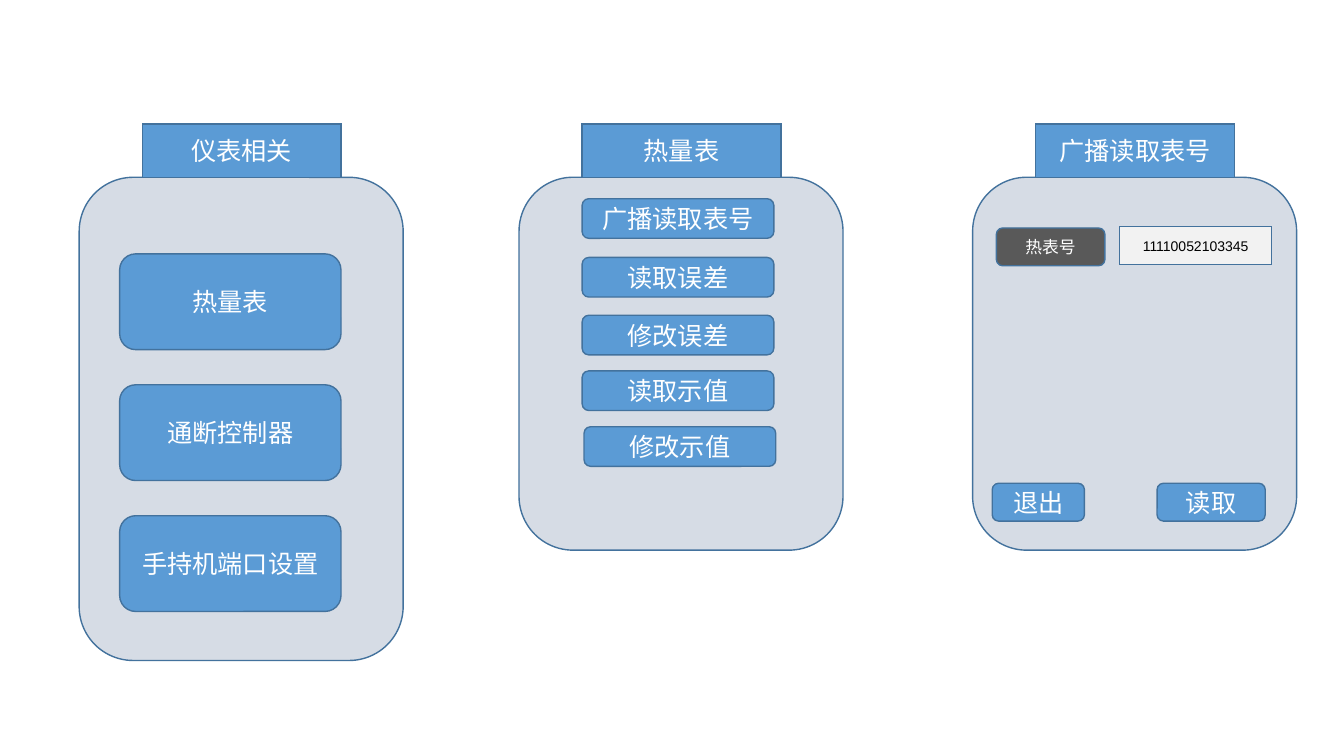
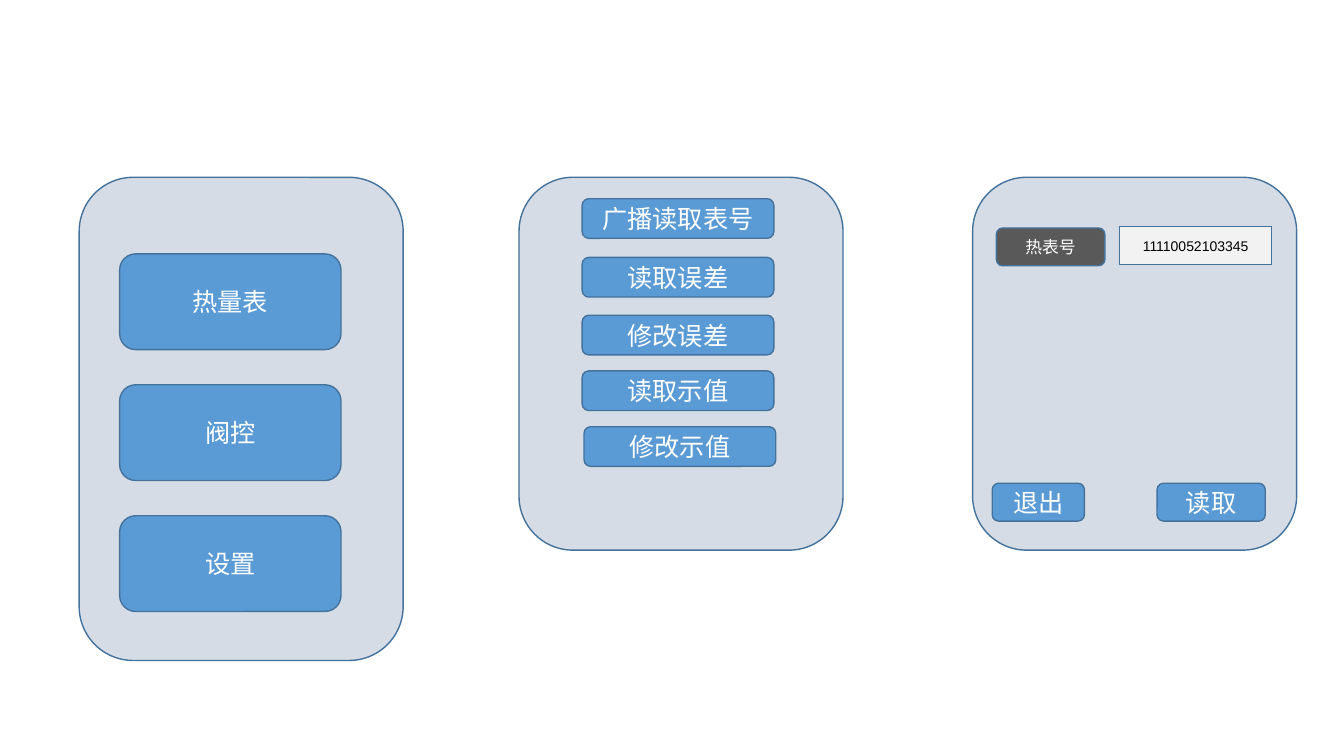
Before and after one commit to flimmy78/HandDevice, a slide deck: slide 9 of docs/design/界面设计.pptx. Drawn at 1344x756 pixels with LibreOffice and Linux fonts; fonts in the diff are those of the drawing. Boxes give left, top, right and bottom in pixels: in the first picture for what was removed or moved away, otherwise in the second. Text is boxed around its words. In the diff, an @@ line names an element or a change of style, - is before the commit and + after.

```diff
--- a/docs/design/界面设计.pptx
+++ b/docs/design/界面设计.pptx
@@ rectangle removed at <box>142,124,341,177</box> @@
-仪表相关
@@ rectangle removed at <box>583,124,781,177</box> @@
-热量表
@@ rectangle removed at <box>1036,124,1235,177</box> @@
-广播读取表号
@@ text in rounded rectangle at <box>205,421,255,444</box>: text changed @@
-通断控制器
+阀控
@@ text in rounded rectangle at <box>205,552,255,575</box>: text changed @@
-手持机端口设置
+设置
```
Also in this commit, not shown: 9 other slides changed, 1 slide added, 3 slides removed.
